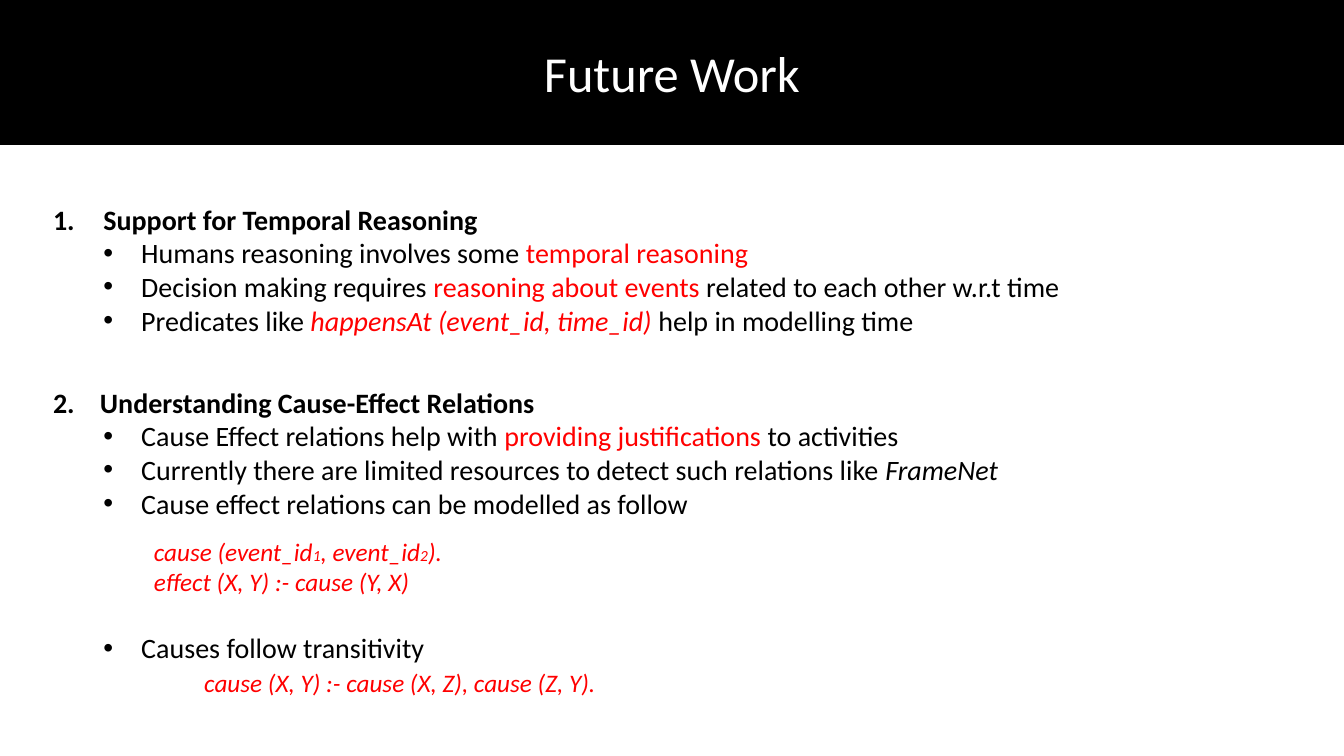
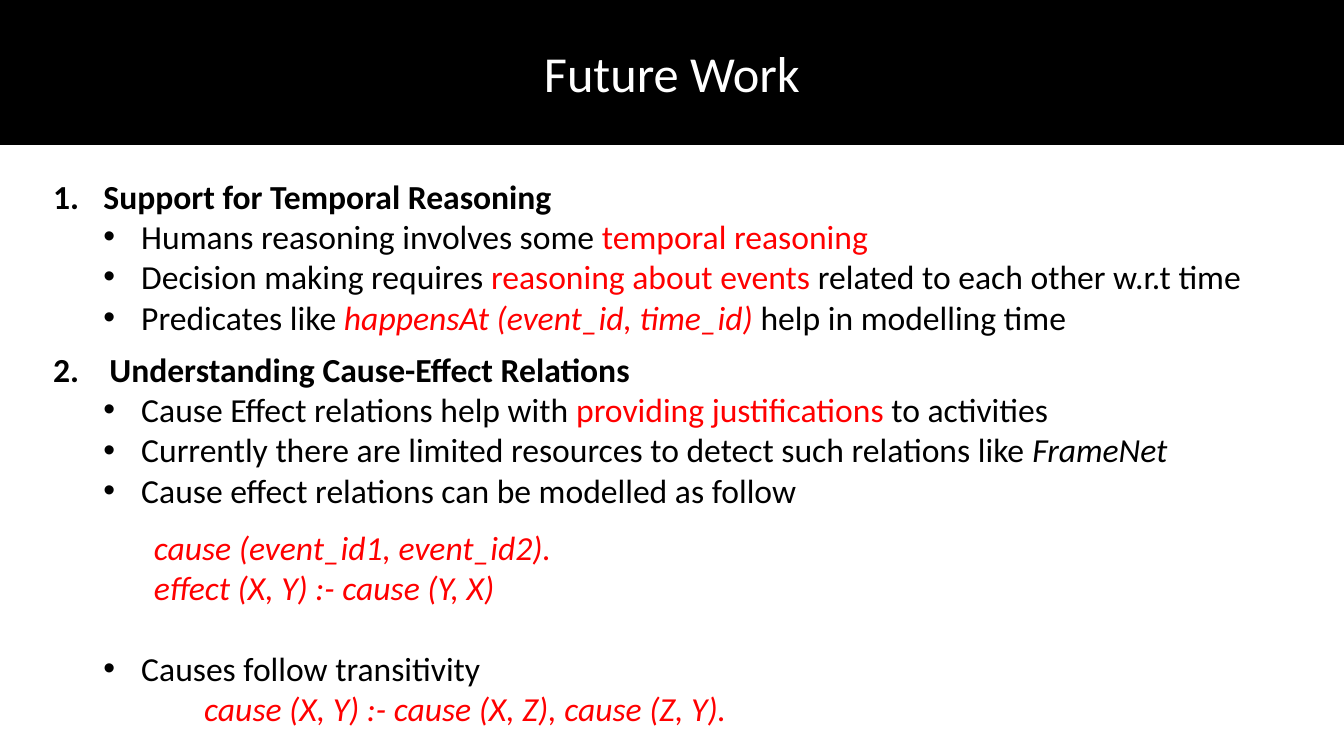
Before and after one commit to DhruvaPendharkar/thesis-project, a slide deck: slide 46 of Notes/ThesisPresentation.pptx (slide 41 before the commit). Drawn at 1344x756 pixels with LibreOffice and Linux fonts; fonts in the diff are those of the drawing. Boxes give left, top, right and bottom in pixels: in the first picture for what was removed or moved away, otherwise in the second. Text is boxed around its words. In the diff, an @@ line names an element or a change of style, - is before the commit and + after.

```diff
--- a/Notes/ThesisPresentation.pptx
+++ b/Notes/ThesisPresentation.pptx
@@ text "Support for Temporal Reasoning" moved from (x1=103, y1=210, x2=1059, y2=336) to (x1=103, y1=185, x2=1241, y2=336) @@
@@ text "Support for Temporal Reasoning" at (x1=103, y1=185, x2=1241, y2=336): size 20 to 24 pt @@
@@ text "2. Understanding Cause-Effect Relations" moved from (x1=53, y1=393, x2=998, y2=696) to (x1=53, y1=358, x2=1167, y2=726) @@
@@ text "2. Understanding Cause-Effect Relations" at (x1=53, y1=358, x2=1167, y2=726): size 20 to 24 pt in "2. Understanding Cause-Effect Relations", "Cause Effect relations help with providing justifications ...", "Currently there are limited resources to detect ...", "Cause effect relations can be modelled as ..." and 1 more places; size 18 to 24 pt in "cause (event_id1, event_id2).", "effect (X, Y) :- cause (Y, X)", "cause (X, Y) :- cause (X, Z), ..."; size 11 to 24 pt in "(event_id1, event_id2)." @@
```
Also in this commit, not shown: 14 other slides changed, 8 slides added, 1 slide removed.
